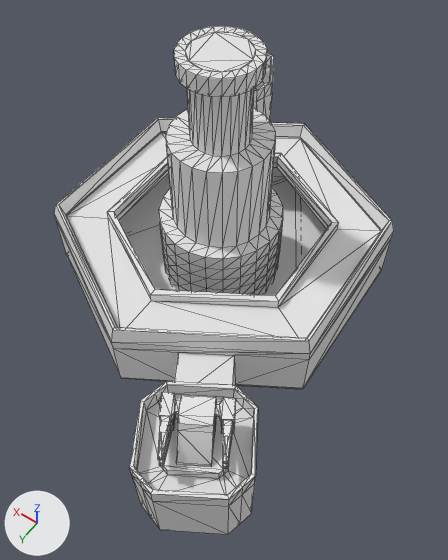
Two versions of the FBX model Assets/Models/Base/Human/DefenceBase.fbx, one commit apart.
Rendered twice from a 50 mm camera at (-17.4, 119.3, 33.1) aimed at (-4.4, 100.9, 4.2). The axes (+X, +Y, +Z) are drawn at lower left. The lights are the same throughout. Mesh edges are drawn as thin lines. Materials are left out; every surface is plain grey. Where no turn or scale is listed for an object, it has been applied to the vertices.

Objects in the first picture: 'DefenceBase'.
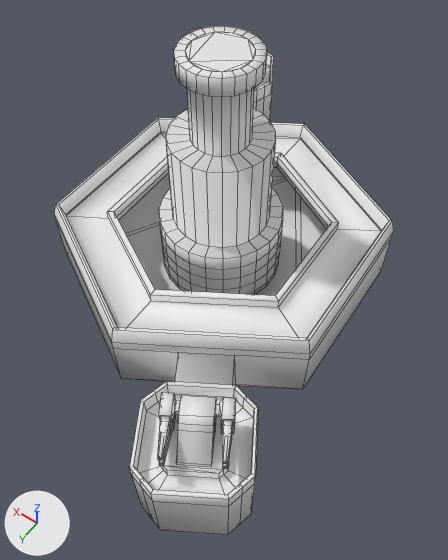
The newer file is also turned or shifted as a whole; pictures and numbers use the older file's frame.

Boxes (x1, y1, x2, y2) around the edits, measured in the pictures (448 x 560 px):
part 1 of me_mesh, cut back: before (57, 224, 391, 389); after (165, 262, 279, 295)

The change, as a diff of the scene's bpy script:
```diff
--- a/Assets/Models/Base/Human/DefenceBase.fbx.py
+++ b/Assets/Models/Base/Human/DefenceBase.fbx.py
@@ me_mesh @@
 # used by ob_defencebase; location = (-1.43, 97.05, 0.0)
-me_mesh.from_pydata(...)  # 924 vertices, 1824 faces; spans x -11.1..11.3, y -16.2..16.3, z 0.0..16.1
+me_mesh.from_pydata(...)  # 893 vertices, 1001 faces; spans x -11.1..11.3, y -16.2..16.3, z 0.0..16.1
+# me_mesh part 1: 54 vertices removed from x -9.6..9.6, y -10.9..10.9, z 0.0..0.1; 23 vertices added at x -3.8..4.0, y -3.9..3.9, z 0.7
+# me_mesh part 2: the surface is now shaded smooth
```
